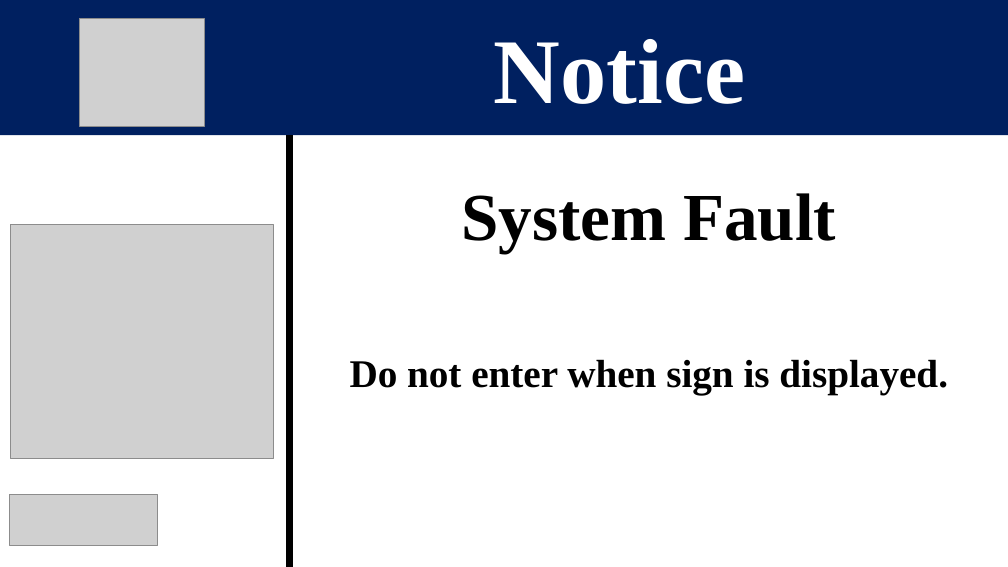
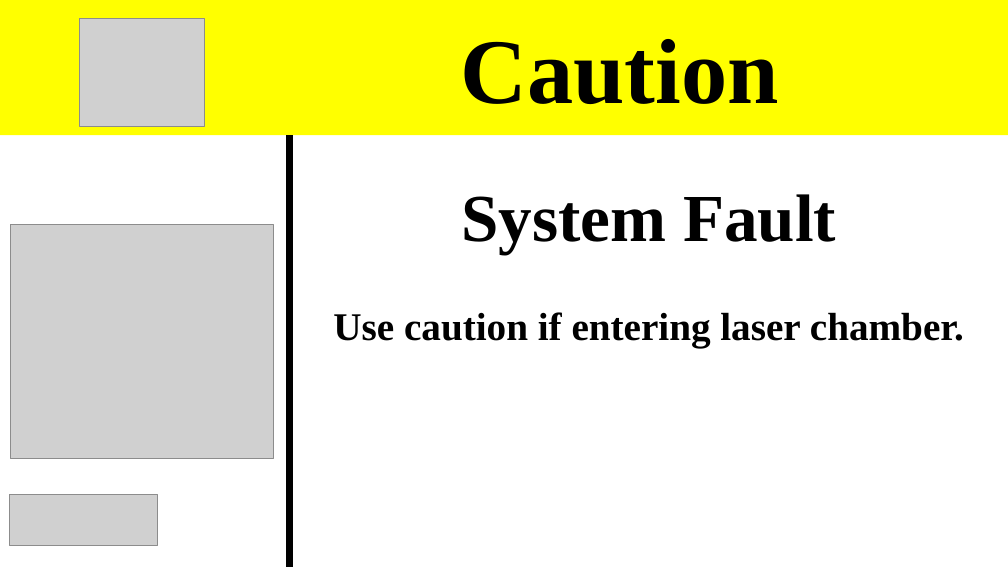
Before and after one commit to EndlasDeveloper/LaserSafetyRunner, a slide deck: slide 8 of Processing/Safety_Runner_previous_version/Safety Signs October -6-2020.pptx. Drawn at 1008x567 pixels with LibreOffice and Linux fonts; fonts in the diff are those of the drawing; grey boxes stand for pictures. Boxes give left, top, right and bottom in pixels: in the first picture for what was removed or moved away, otherwise in the second. Text is boxed around its words. In the diff, an @@ line names an element or a change of style, - is before the commit and + after.

```diff
--- a/Processing/Safety_Runner_previous_version/Safety Signs October -6-2020.pptx
+++ b/Processing/Safety_Runner_previous_version/Safety Signs October -6-2020.pptx
@@ rectangle at [0, 0, 1008, 135]: fill #002060 to #FFFF00 @@
@@ text at [460, 39, 778, 104]: text changed; text colour #FFFFFF to #000000 @@
-Notice
+Caution
@@ text at [333, 312, 964, 348]: text changed @@
-Do not enter when sign is displayed.
+Use caution if entering laser chamber.
```
Also in this commit, not shown: 7 other slides changed, 1 slide added, 1 slide removed, 22 other files.
